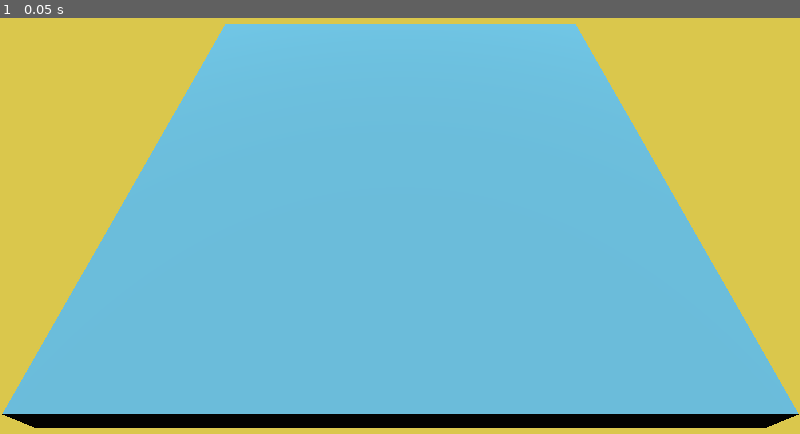
Above: before the commit, frame 1.
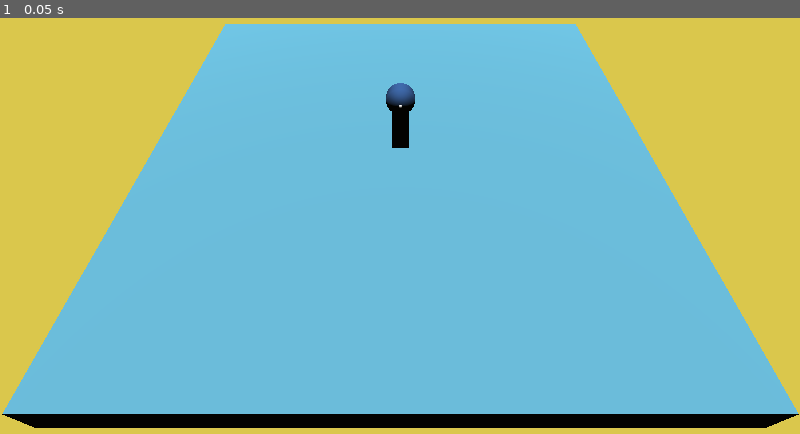
Above: after the commit, the same moment.

Repository: OnyJ/Medusa-old
Game: Godot game, scene res://scenes/Main.tscn
Same seed, same stepped clock (60 frames per second), same inputs: the game is played once before the commit and once after it.
Inputs:
- Up to frame 1 (0.05 s): no input

The runs differ from the first frame. In frame 1, 0.4% of the frame differs, in the area x 48-52%, y 15-32%.

Commit message:
basic Player more details

Diff:
--- a/scenes/Main.tscn
+++ b/scenes/Main.tscn
@@ -1,6 +1,7 @@
-[gd_scene load_steps=2 format=2]
+[gd_scene load_steps=3 format=2]
 
 [ext_resource path="res://scenes/Map.tscn" type="PackedScene" id=1]
+[ext_resource path="res://scenes/Player.tscn" type="PackedScene" id=2]
 
 [node name="Main" type="Node"]
 
@@ -11,3 +12,5 @@
 
 [node name="Camera" type="Camera" parent="CameraPivot"]
 transform = Transform( 1, 0, 0, 0, 0.993429, 0.114452, 0, -0.114452, 0.993429, 0, 1.17699, 26.4278 )
+
+[node name="Player" parent="." instance=ExtResource( 2 )]
--- a/scenes/Player.tscn
+++ b/scenes/Player.tscn
@@ -1,7 +1,7 @@
-[gd_scene load_steps=4 format=2]
+[gd_scene load_steps=7 format=2]
 
 [sub_resource type="BoxShape" id=1]
-extents = Vector3( 1, 2.00426, 1 )
+extents = Vector3( 0.4609, 2.31144, 0.46923 )
 
 [sub_resource type="SpatialMaterial" id=2]
 albedo_color = Color( 0.227451, 0.392157, 0.65098, 1 )
@@ -9,13 +9,34 @@
 [sub_resource type="CubeMesh" id=3]
 material = SubResource( 2 )
 
+[sub_resource type="SpatialMaterial" id=4]
+albedo_color = Color( 0.227451, 0.392157, 0.65098, 1 )
+
+[sub_resource type="CapsuleMesh" id=5]
+material = SubResource( 4 )
+
+[sub_resource type="SphereMesh" id=6]
+
 [node name="Player" type="KinematicBody"]
-transform = Transform( 1, 0, 0, 0, 1, 0, 0, 0, 1, 0, 1.99812, 0 )
+transform = Transform( 1, 0, 0, 0, 1, 0, 0, 0, 1, 0, 1.50951, 0 )
 
 [node name="CollisionShape" type="CollisionShape" parent="."]
+transform = Transform( 1, 0, 0, 0, 1, 0, 0, 0, 1, 0, 0.793396, 0 )
 shape = SubResource( 1 )
 
 [node name="MeshInstance" type="MeshInstance" parent="."]
-transform = Transform( 1, 0, 0, 0, 2, 0, 0, 0, 1, 0, 0, 0 )
+transform = Transform( 0.5, 0, 0, 0, 1.5, 0, 0, 0, 0.5, 0, 0, 0 )
 mesh = SubResource( 3 )
 material/0 = null
+
+[node name="Head" type="Spatial" parent="."]
+
+[node name="MeshInstance" type="MeshInstance" parent="Head"]
+transform = Transform( 0.8, 0, 0, 0, 0.8, 0, 0, 0, 0.5, 0, 1.84009, 0 )
+mesh = SubResource( 5 )
+material/0 = null
+
+[node name="MeshInstance2" type="MeshInstance" parent="Head"]
+transform = Transform( 0.1, 0, 0, 0, 0.1, 0, 0, 0, 0.1, 0, 1.889, 0.796211 )
+mesh = SubResource( 6 )
+material/0 = null
